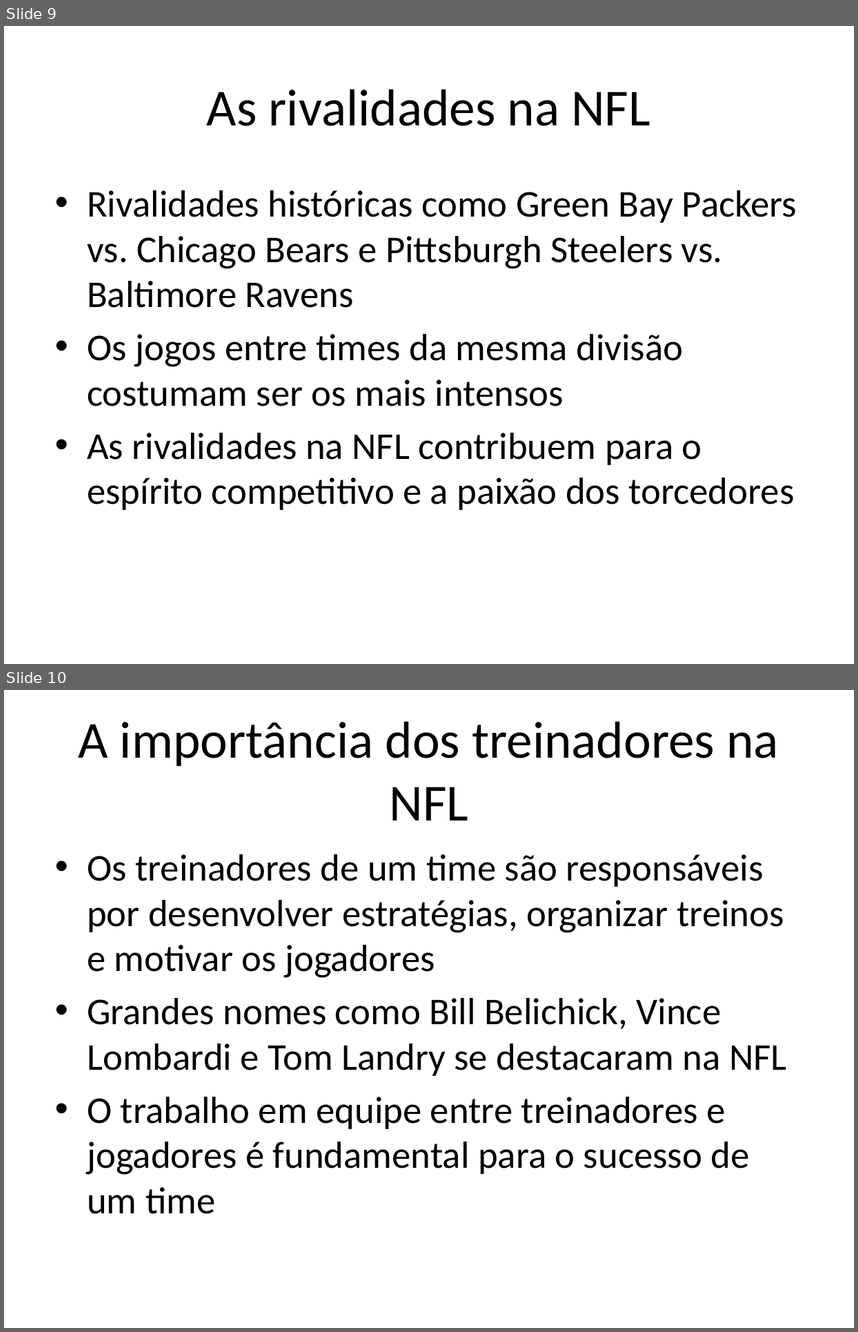
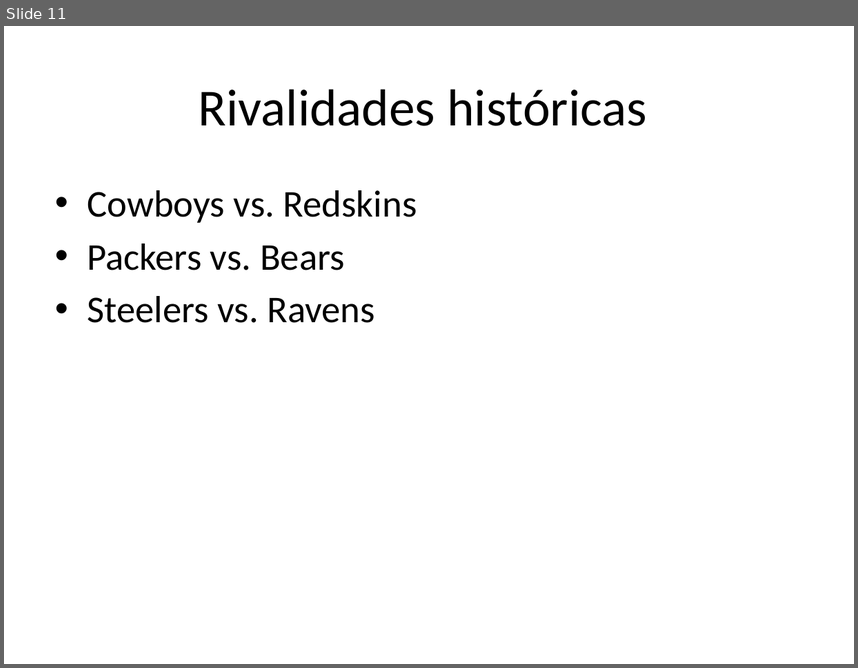
Before and after one commit to lcdlemos/EstagioNutes, a slide deck: IA/auto_apresentacao_IA.pptx. Shown one above the other, each under a label of ours: slides 9 and 10 before the commit, slide 11 after it. The pictures are 858x1332 and 858x668 pixels, drawn with LibreOffice and Linux fonts; fonts in the diff are those of the drawing. Boxes give left, top, right and bottom in pixels: in the first picture for what was removed or moved away, otherwise in the second. Text is boxed around its words. In the diff, an @@ line names an element or a change of style, - is before the commit and + after.

```diff
--- a/IA/auto_apresentacao_IA.pptx
+++ b/IA/auto_apresentacao_IA.pptx
@@ slide 10 removed at (4,690,854,1328), background #FFFFFF @@
@@ title removed at (78,721,779,820) @@
-A importância dos treinadores na NFL
@@ text removed at (87,854,787,1214) @@
-• Os treinadores de um time são responsáveis por desenvolver estratégias, organizar treinos e motivar os jogadores
-• Grandes nomes como Bill Belichick, Vince Lombardi e Tom Landry se destacaram na NFL
-• O trabalho em equipe entre treinadores e jogadores é fundamental para o sucesso de um time
@@ what was slide 9 is now slide 11 @@
@@ slide 11 changed as well @@
@@ title at (199,89,647,126): text changed @@
-As rivalidades na NFL
+Rivalidades históricas
@@ text at (87,190,417,323): text changed @@
-• Rivalidades históricas como Green Bay Packers vs. Chicago Bears e Pittsburgh Steelers vs. Baltimore Ravens
-• Os jogos entre times da mesma divisão costumam ser os mais intensos
-• As rivalidades na NFL contribuem para o espírito competitivo e a paixão dos torcedores
+• Cowboys vs. Redskins
+• Packers vs. Bears
+• Steelers vs. Ravens
```
Also in this commit, not shown: 8 other slides changed, 9 slides added, 4 other slides removed, 7 other files.
